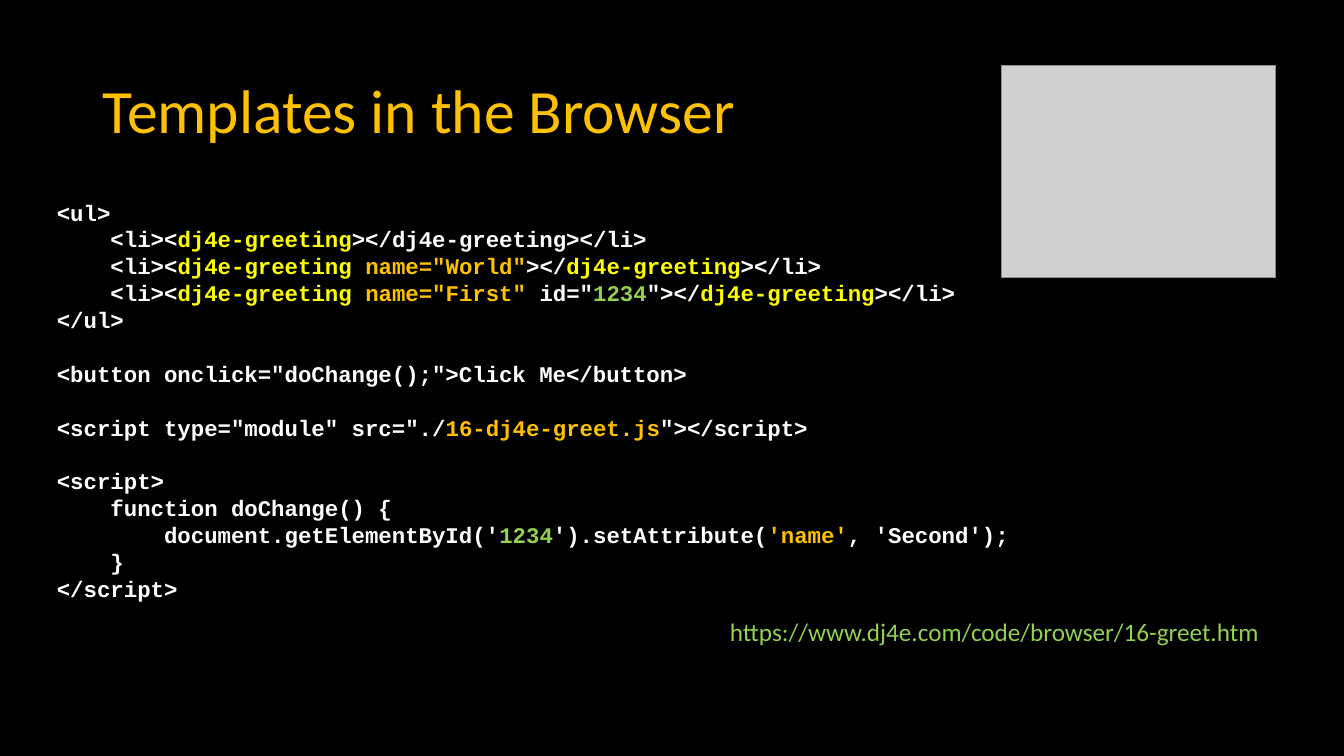
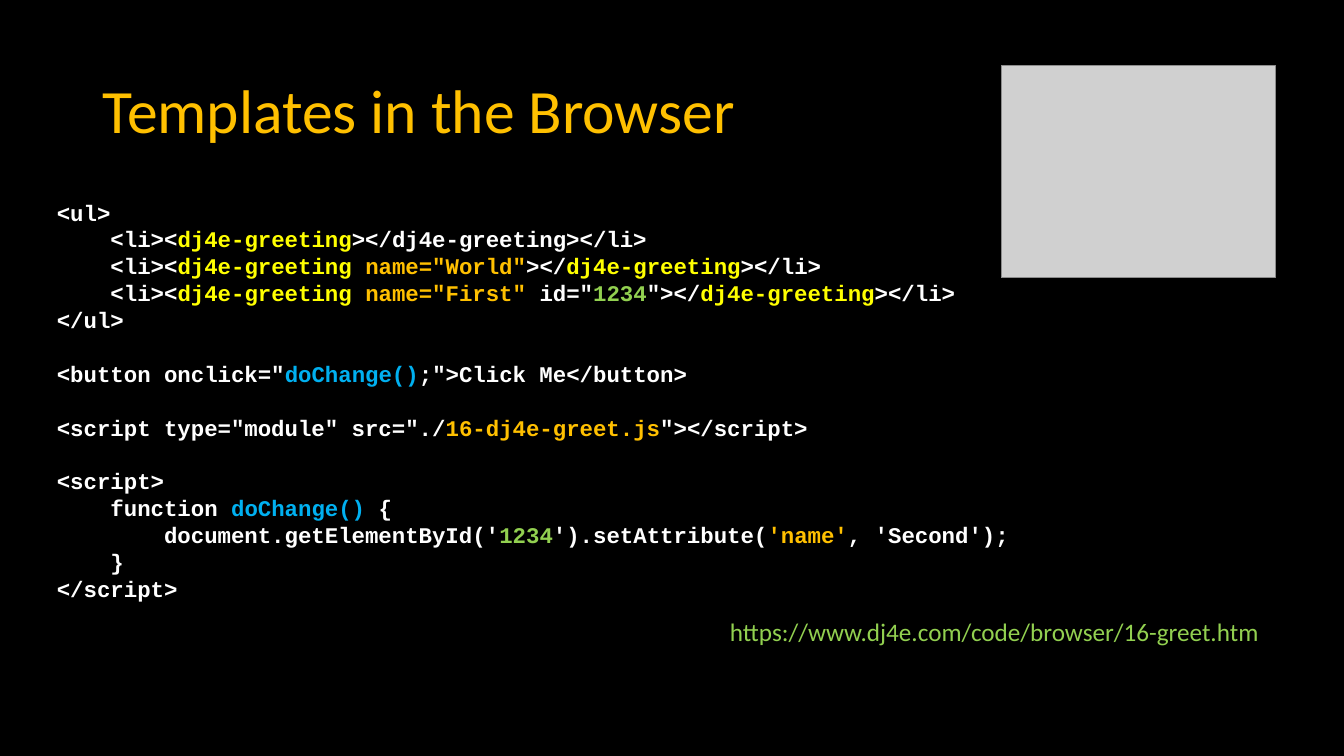
Before and after one commit to csev/dj4e, a slide deck: slide 44 of lectures/JS-03-Browser.pptx (slide 43 before the commit). Drawn at 1344x756 pixels with LibreOffice and Linux fonts; fonts in the diff are those of the drawing; grey boxes stand for pictures. Boxes give left, top, right and bottom in pixels: in the first picture for what was removed or moved away, otherwise in the second. Text is boxed around its words. In the diff, an @@ line names an element or a change of style, - is before the commit and + after.

```diff
--- a/lectures/JS-03-Browser.pptx
+++ b/lectures/JS-03-Browser.pptx
@@ text at bbox=[57, 366, 686, 521]: text colour #FFFFFF to #00B0F0 in "onclick="doChange();">Click", "doChange()" @@
```
Also in this commit, not shown: 5 other slides changed, 1 slide added.
